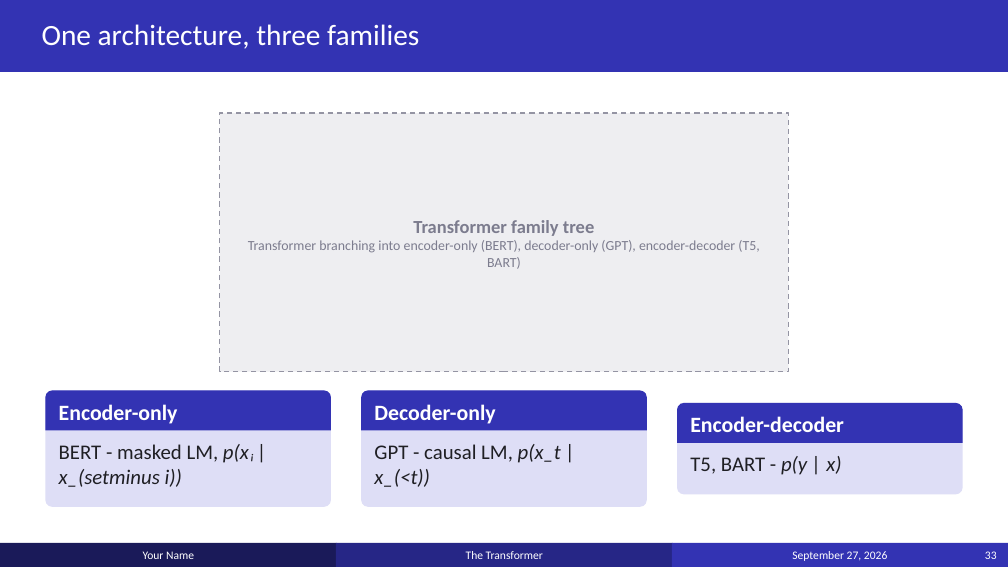
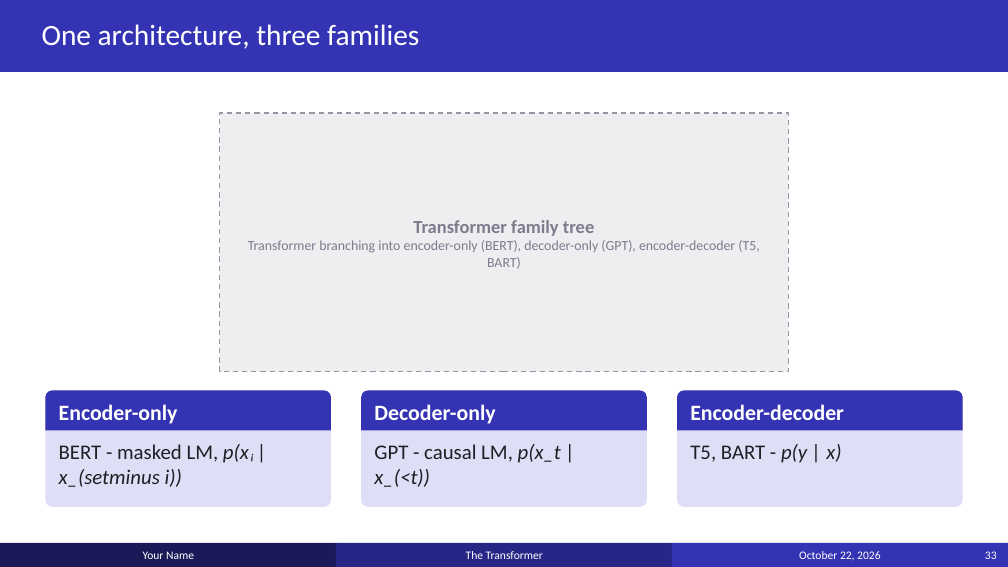
Before and after one commit to anoted/ppt-templated, a slide deck: slide 33 of transformer/transformer.pptx. Drawn at 1008x567 pixels with LibreOffice and Linux fonts; fonts in the diff are those of the drawing. Boxes give left, top, right and bottom in pixels: in the first picture for what was removed or moved away, otherwise in the second. Text is boxed around its words. In the diff, an @@ line names an element or a change of style, - is before the commit and + after.

```diff
--- a/transformer/transformer.pptx
+++ b/transformer/transformer.pptx
@@ rounded rectangle "T5, BART - p(y | ..." resized from (x1=678, y1=403, x2=963, y2=495) to (x1=678, y1=390, x2=963, y2=507) @@
@@ rounded rectangle "T5, BART - p(y | ..." at (x1=678, y1=390, x2=963, y2=507): proportions changed @@
@@ round same rect "Encoder-decoder" moved from (x1=678, y1=403, x2=963, y2=443) to (x1=678, y1=390, x2=963, y2=430) @@
@@ text in rectangle at (x1=799, y1=551, x2=880, y2=560): text changed @@
-September 27, 2026
+October 22, 2026
```
Also in this commit, not shown: 34 other slides changed, 17 other files.
